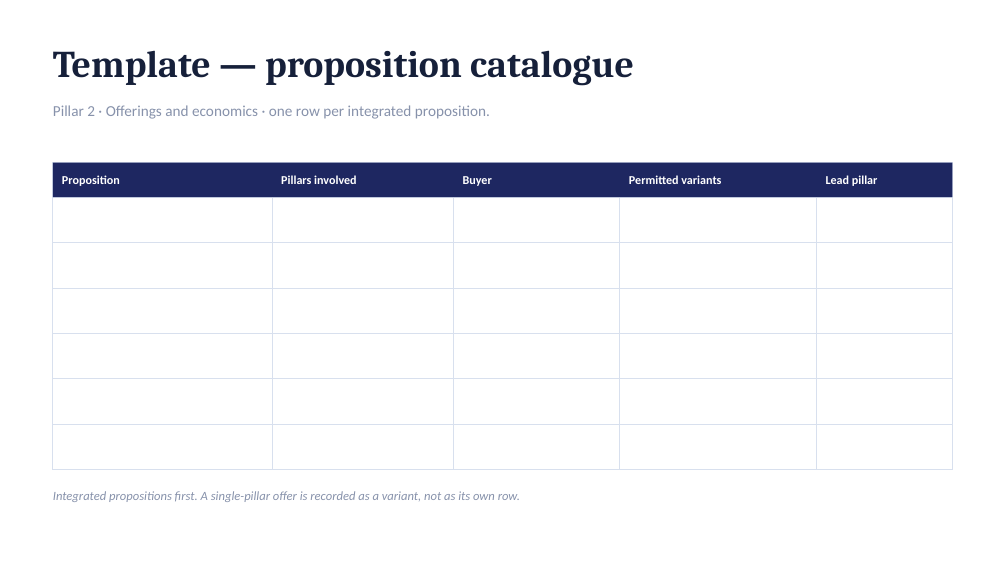
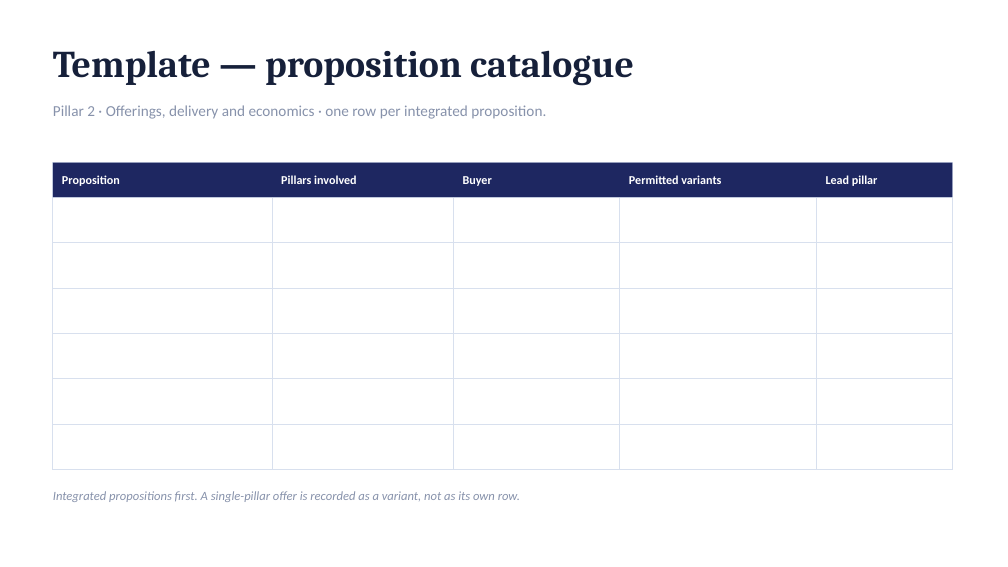
Before and after one commit to dhajjar-cyber/bae, a slide deck: slide 19 of FSI strategy/EAIND-FSI-Strategy-Development-Plan.pptx. Drawn at 1008x567 pixels with LibreOffice and Linux fonts; fonts in the diff are those of the drawing. Boxes give left, top, right and bottom in pixels: in the first picture for what was removed or moved away, otherwise in the second. Text is boxed around its words. In the diff, an @@ line names an element or a change of style, - is before the commit and + after.

```diff
--- a/FSI strategy/EAIND-FSI-Strategy-Development-Plan.pptx
+++ b/FSI strategy/EAIND-FSI-Strategy-Development-Plan.pptx
@@ text at <box>53,105,546,119</box>: text changed @@
-Pillar 2 · Offerings and economics · one row per integrated proposition.
+Pillar 2 · Offerings, delivery and economics · one row per integrated proposition.
```
Also in this commit, not shown: 9 other slides changed, 2 other files.
